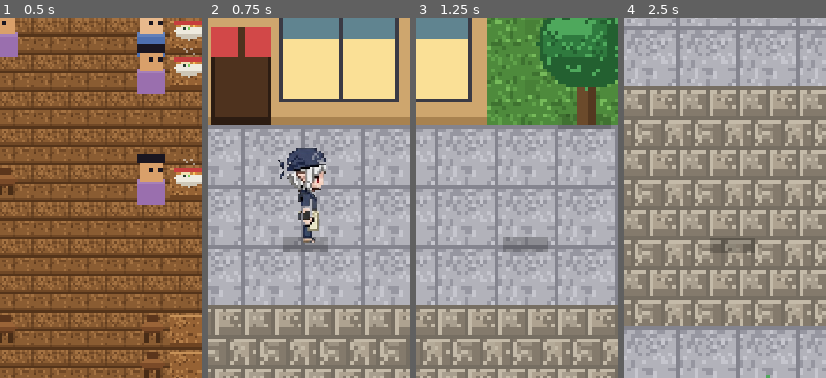
Above: before the commit, frames 1-4 (left to right).
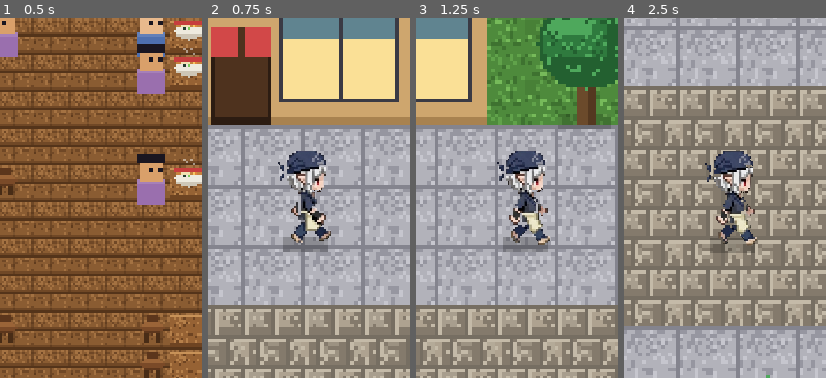
Above: after the commit, the same moments.

Repository: meloalright/ramen-ya
Game: Godot game, scene res://scenes/Shop.tscn
The game is run twice, just before and just after one commit, with the same random seed, the same clock (stepped at 60 frames per second) and the same inputs. This scene is started directly instead of the project's main scene.
Inputs (mouse positions are % of the whole screen's width and height, from its top left):
- Up to frame 1 (0.5 s): no input
- Up to frame 2 (0.75 s): tap Enter at 0.5 s; move the mouse to (72, 45) at 0.52 s; hold D from 0.53 s (still down); tap M at 0.6 s; click (72, 45) at 0.67 s
- Up to frame 3 (1.25 s): keep holding D; tap Space at 0.77 s; tap E at 0.8 s
- Up to frame 4 (2.5 s): move the mouse to (30, 55) at 1.27 s; release D at 1.28 s; hold S 1.28-2.03 s; tap E at 1.35, 2.3 s; tap Space at 1.52 s; tap M at 1.55, 2.1 s; move the mouse to (60, 28) at 2.02 s; hold D from 2.03 s (still down)
The pictures show only the part of the screen within x 31-81%, y 18-68%; the shares and areas given below are measured in that part.

Frame 1 is identical in both runs. In frame 2, 2.7% of the frame differs, in the area x 34-61%, y 36-63%; in frame 3, 3.5%, in the area x 40-67%, y 36-64%; in frame 4, 3.3%.

Commit message:
fix: right-facing walk flash — mirror sprite via transform, not negative src
Right-facing used a negative-width source rect to flip; under the GL
Compatibility renderer that samples across the frame boundary (and offsets
half a texel), bleeding a pixel from the neighbouring walk frame each step
— a one-frame flash that only happened facing right (left wasn't flipped).
Mirror with draw_set_transform(scale -1) around the sprite centre instead,
sampling each frame region cleanly. Applied to World, Shop and Tower.

Co-Authored-By: Claude Opus 4.8 (1M context) <noreply@anthropic.com>

Diff:
--- a/scripts/Shop.gd
+++ b/scripts/Shop.gd
@@ -497,9 +497,13 @@
 	var col: int = STEP_SEQ[anim_i] if moving else 0
 	var src := Rect2(col * CHEF_FW, row * CHEF_FH, CHEF_FW, CHEF_FH)
 	if flip:
-		src.position.x += CHEF_FW
-		src.size.x = -CHEF_FW
-	draw_texture_rect_region(chef_tex, dst, src)
+		# mirror via a transform (clean per-frame sampling, no boundary bleed)
+		var cx := dst.position.x + dst.size.x / 2.0
+		draw_set_transform(Vector2(cx * 2.0, 0.0), 0.0, Vector2(-1.0, 1.0))
+		draw_texture_rect_region(chef_tex, dst, src)
+		draw_set_transform(Vector2.ZERO, 0.0, Vector2.ONE)
+	else:
+		draw_texture_rect_region(chef_tex, dst, src)
 
 
 func _draw_prompt(label: String) -> void:
--- a/scripts/Tower.gd
+++ b/scripts/Tower.gd
@@ -444,9 +444,13 @@
 	var col: int = STEP_SEQ[anim_i] if moving else 0
 	var src := Rect2(col * CHEF_FW, row * CHEF_FH, CHEF_FW, CHEF_FH)
 	if flip:
-		src.position.x += CHEF_FW
-		src.size.x = -CHEF_FW
-	draw_texture_rect_region(chef_tex, dst, src)
+		# mirror via a transform (clean per-frame sampling, no boundary bleed)
+		var cx := dst.position.x + dst.size.x / 2.0
+		draw_set_transform(Vector2(cx * 2.0, 0.0), 0.0, Vector2(-1.0, 1.0))
+		draw_texture_rect_region(chef_tex, dst, src)
+		draw_set_transform(Vector2.ZERO, 0.0, Vector2.ONE)
+	else:
+		draw_texture_rect_region(chef_tex, dst, src)
 
 
 func _draw_hud() -> void:
--- a/scripts/World.gd
+++ b/scripts/World.gd
@@ -551,9 +551,13 @@
 	var col: int = STEP_SEQ[anim_i] if moving else 0
 	var src := Rect2(col * CHEF_FW, row * CHEF_FH, CHEF_FW, CHEF_FH)
 	if flip:
-		src.position.x += CHEF_FW
-		src.size.x = -CHEF_FW
-	draw_texture_rect_region(chef_tex, dst, src)
+		# mirror via a transform (clean per-frame sampling, no boundary bleed)
+		var cx := dst.position.x + dst.size.x / 2.0
+		draw_set_transform(Vector2(cx * 2.0, 0.0), 0.0, Vector2(-1.0, 1.0))
+		draw_texture_rect_region(chef_tex, dst, src)
+		draw_set_transform(Vector2.ZERO, 0.0, Vector2.ONE)
+	else:
+		draw_texture_rect_region(chef_tex, dst, src)
 
 
 func _draw_hint(label: String) -> void:
